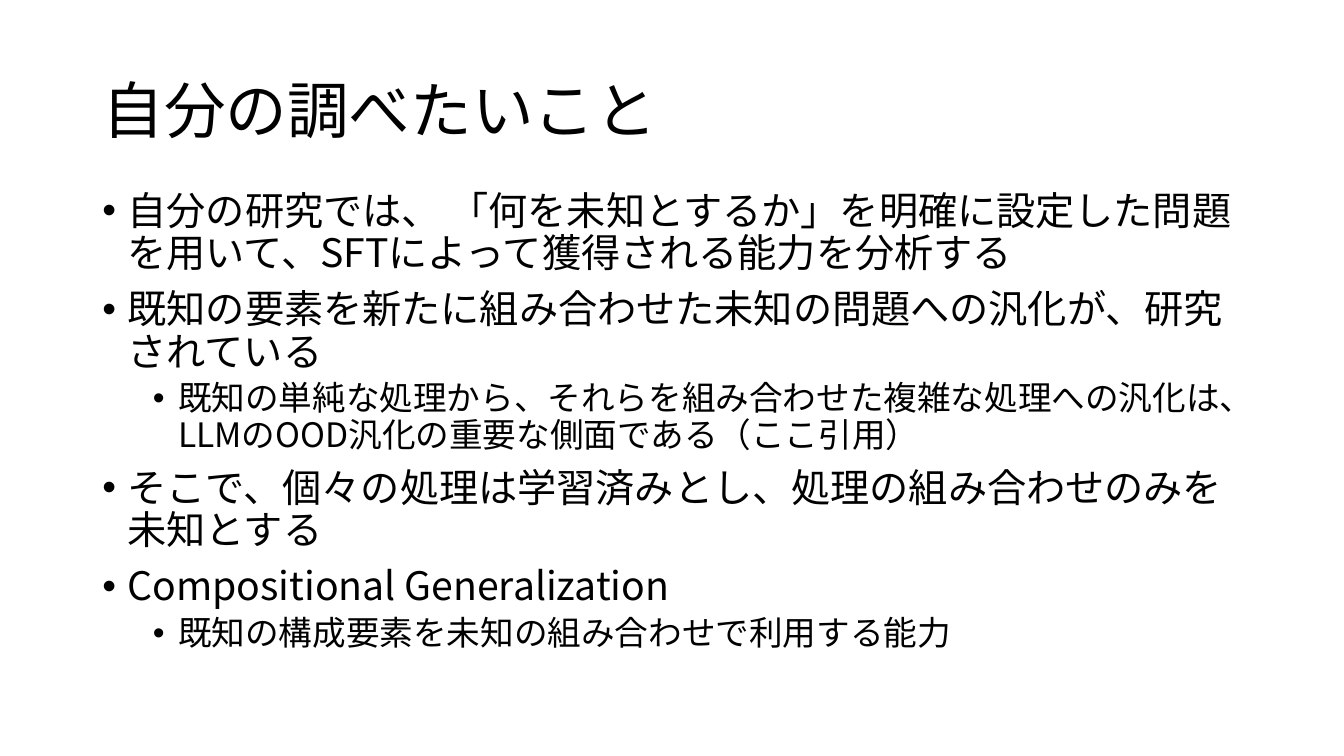
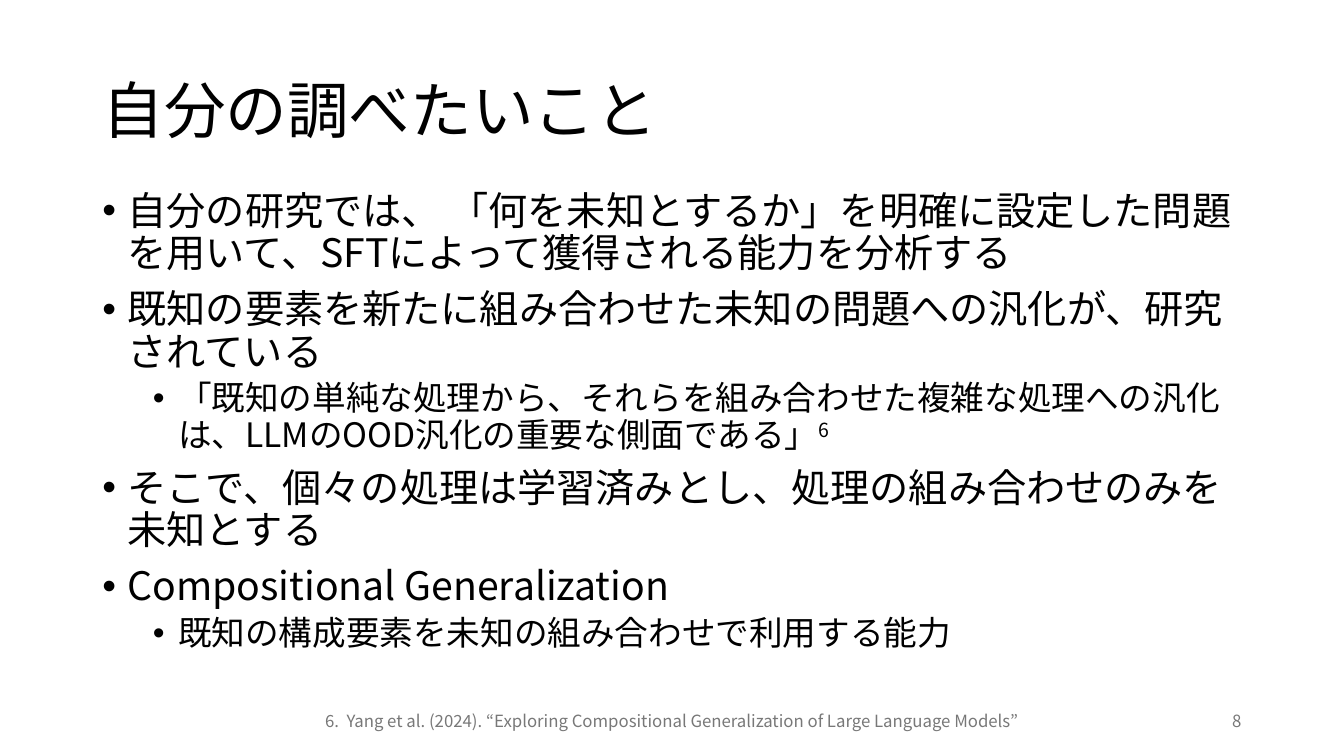
Before and after one commit to rollotea/array-task, a slide deck: slide 8 of 生成AIの追加学習による問題.pptx. Drawn at 1344x756 pixels with LibreOffice and Linux fonts; fonts in the diff are those of the drawing. Boxes give left, top, right and bottom in pixels: in the first picture for what was removed or moved away, otherwise in the second. Text is boxed around its words. In the diff, an @@ line names an element or a change of style, - is before the commit and + after.

```diff
--- a/生成AIの追加学習による問題.pptx
+++ b/生成AIの追加学習による問題.pptx
@@ text at <box>178,381,1220,450</box>: text changed @@
-  • 既知の単純な処理から、それらを組み合わせた複雑な処理への汎化は、LLMのOOD汎化の重要な側面である（ここ引用）
+  • 「既知の単純な処理から、それらを組み合わせた複雑な処理への汎化は、LLMのOOD汎化の重要な側面である」6
@@ text added at <box>325,713,1018,731</box>, 12 pt, text #797979 @@
+6. Yang et al. (2024). “Exploring Compositional Generalization of Large Language Models”
@@ page number added at <box>1232,714,1241,727</box>, 12 pt, text #797979 @@
+8
```
Also in this commit, not shown: 18 other slides changed, 5 slides added, 2 other files.
